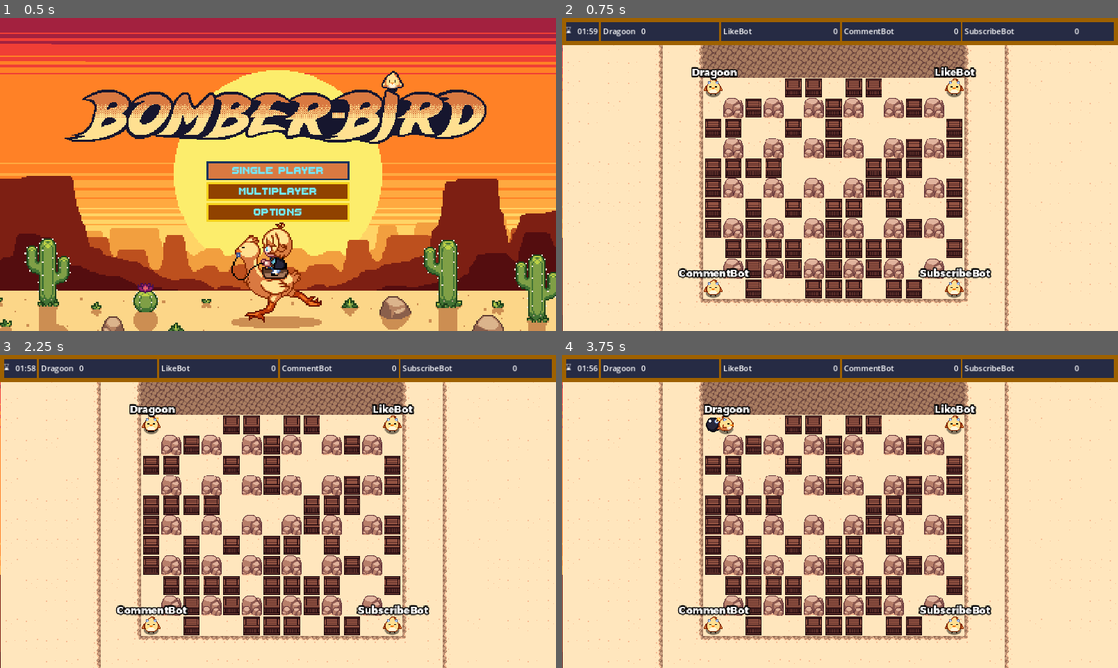
Above: before the commit, frames 1-4 (two rows, left to right).
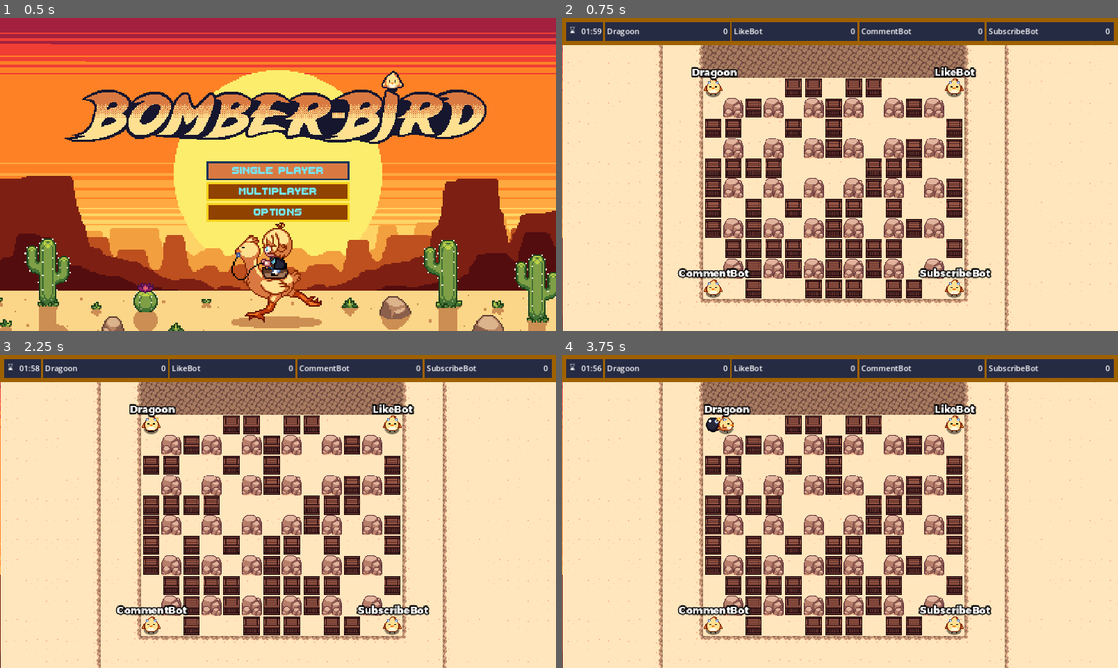
Above: after the commit, the same moments.

Repository: Dragoon-Project-Squad/bomberbird
Game: Godot game, scene res://scenes/main_menu.tscn
Same seed, same stepped clock (60 frames per second), same inputs: the game is played once before the commit and once after it. Sound files missing from this copy of the repository are replaced by a short silence.
Inputs:
- Up to frame 1 (0.5 s): no input
- Up to frame 2 (0.75 s): click "Single Player" at 0.5 s
- Up to frame 3 (2.25 s): click "Single Player" at 1.25 s; click "Multiplayer" at 2 s
- Up to frame 4 (3.75 s): click "Options" at 2.75 s; hold D (move_right) from 3.53 s (still down)

Frame 1 is identical in both runs. In frame 2, 0.8% of the frame differs, in the area x 0-99%, y 1-8%; in frame 3, 0.8%; in frame 4, 0.8%.

Commit message:
minor ui adjustments

Diff:
--- a/scenes/battlegrounds.tscn
+++ b/scenes/battlegrounds.tscn
@@ -100,8 +100,9 @@
 anchors_preset = 4
 anchor_top = 0.5
 anchor_bottom = 0.5
+offset_left = 8.0
 offset_top = -20.0
-offset_right = 1064.0
+offset_right = 1128.0
 offset_bottom = 20.0
 grow_vertical = 2
 size_flags_horizontal = 2
@@ -137,6 +138,7 @@
 [node name="P1Score" type="Label" parent="GameUI/Border/Container/Players/P1"]
 layout_mode = 2
 text = "0"
+horizontal_alignment = 2
 
 [node name="SeparatorP12" type="ColorRect" parent="GameUI/Border/Container/Players"]
 visible = false
